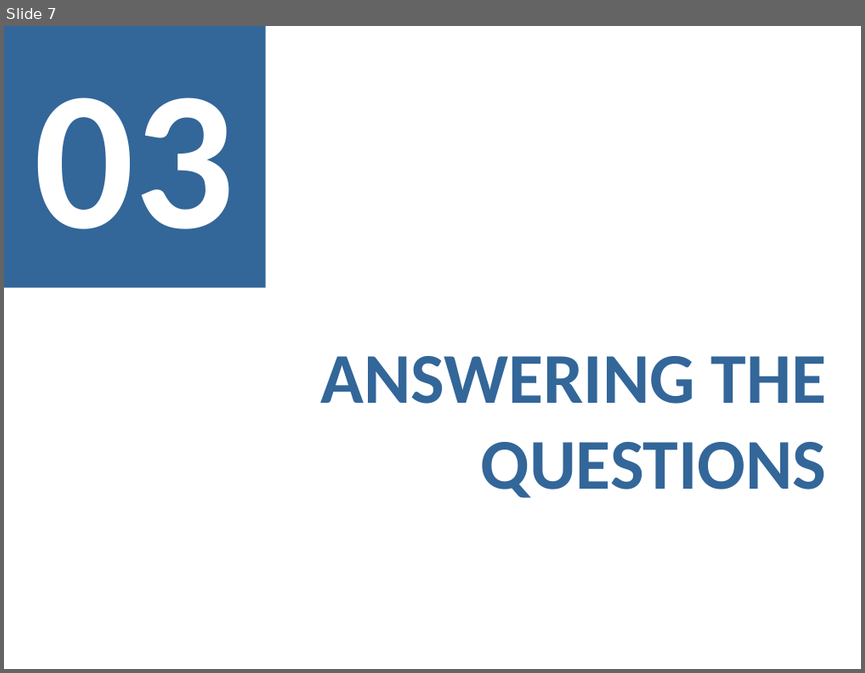
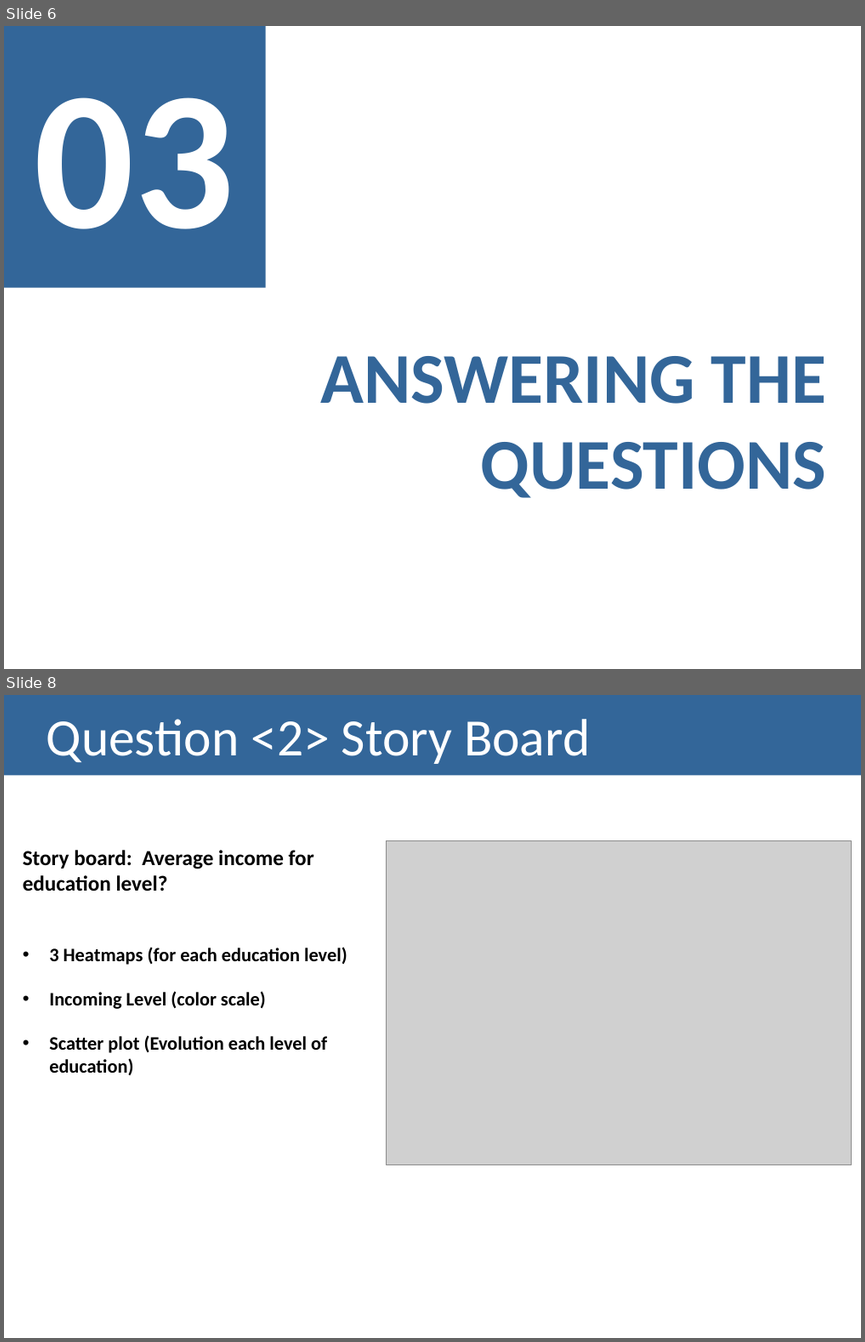
Before and after one commit to MargaridaMorais/information_visualization, a slide deck: CheckpointIII/CIII_G15.pptx. Shown one above the other, each under a label of ours: slide 7 before the commit, slides 6 and 8 after it; the slides between them are not shown. The pictures are 865x673 and 865x1342 pixels, drawn with LibreOffice and Linux fonts; fonts in the diff are those of the drawing; grey boxes stand for pictures. Boxes give left, top, right and bottom in pixels: in the first picture for what was removed or moved away, otherwise in the second. Text is boxed around its words. In the diff, an @@ line names an element or a change of style, - is before the commit and + after.

```diff
--- a/CheckpointIII/CIII_G15.pptx
+++ b/CheckpointIII/CIII_G15.pptx
@@ slide 8 added at [4,695,861,1338], background #FFFFFF @@
@@ title added at [4,695,861,776], fill #336699, 44 pt, text #FFFFFF @@
+Question <2> Story Board
@@ picture added at [386,840,851,1164] @@
@@ text added at [23,850,347,1075], 16 pt, text #000000, bold @@
+Story board: Average income for education level?
+• 3 Heatmaps (for each education level)
+• Incoming Level (color scale)
+• Scatter plot (Evolution each level of education)
@@ what was slide 7 is now slide 6 @@
```
Also in this commit, not shown: 2 slides changed, 2 other slides added, 4 slides removed.
